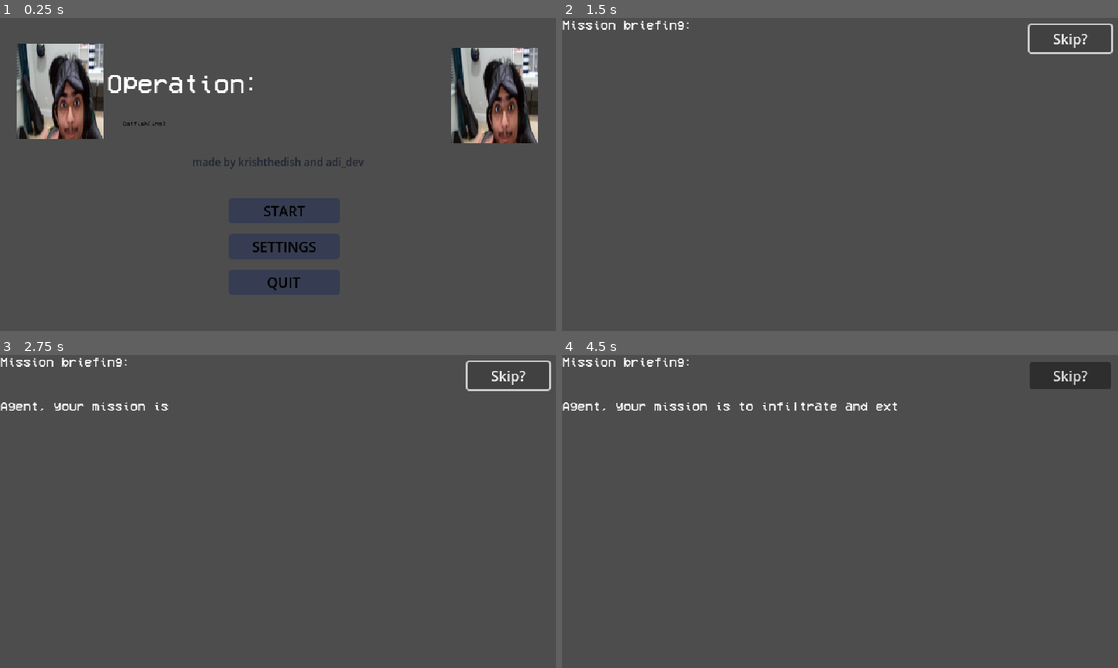
Above: before the commit, frames 1-4 (two rows, left to right).
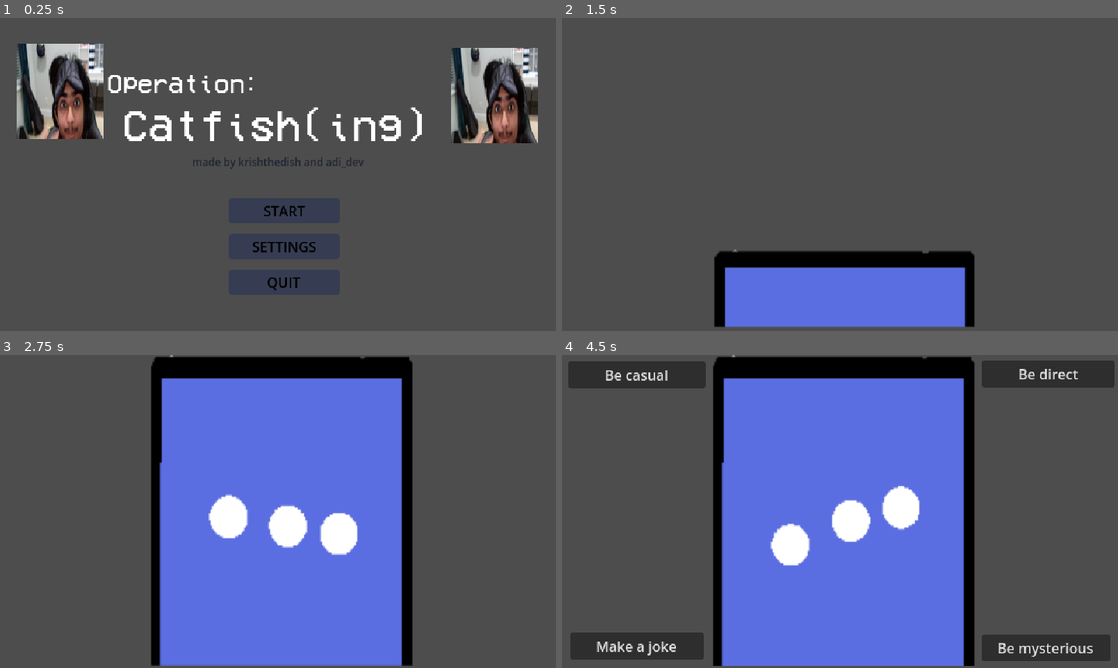
Above: after the commit, the same moments.

Repository: krishthedish17/Fishing_game_jam
Game: Godot game, scene res://Menus/MainMenu/main_menu.tscn
Same seed, same stepped clock (60 frames per second), same inputs: the game is played once before the commit and once after it. The engine's default icon, where the game draws it, is replaced by a stand-in: a white triangle on a blue panel in a dark square.
Inputs (mouse positions are in pixels of both pictures, inside the frame that each line leads up to):
- Up to frame 1 (0.25 s): no input
- Up to frame 2 (1.5 s): click "START" at 0.5 s; click "Skip?" (after the commit: "Start") at 1.25 s
- Up to frame 3 (2.75 s): click (505, 376) at 2 s, where only the run before the commit has a clickable "Skip?"
- Up to frame 4 (4.5 s): click (1067, 376) at 2.75 s, where only the run before the commit has a clickable "Skip?"; tap End (ui_end) at 3.6 s; click "RESUME" at 4.25 s

The runs differ from the first frame. In frame 1, 1.7% of the frame differs, in the area x 22-76%, y 28-40%; in frame 2, 12%; in frame 3, 47%; in frame 4, 54%, in the area x 0-100%, y 0-100%.

Commit message:
text section almost done

Diff:
--- a/Menus/MainMenu/main_menu.tscn
+++ b/Menus/MainMenu/main_menu.tscn
@@ -5,13 +5,16 @@
 [ext_resource type="FontFile" uid="uid://ktvsr73aivf6" path="res://Fonts/vcr_osd_mono/VCR_OSD_MONO_1.001.ttf" id="2_mmago"]
 [ext_resource type="StyleBox" uid="uid://c2nqiwudvaseb" path="res://Resources/Styles/Standard Button/standard_button_normal_style.tres" id="3_o7gka"]
 [ext_resource type="StyleBox" uid="uid://doq33mqbb3i7r" path="res://Resources/Styles/Standard Button/standard_button_hover_style.tres" id="4_mxkqu"]
-[ext_resource type="LabelSettings" uid="uid://nn2eowlcwvi7" path="res://Fonts/pixelft12.tres" id="4_ueu5n"]
 [ext_resource type="StyleBox" uid="uid://dd6kvr76jafiq" path="res://Resources/Styles/Standard Button/standard_button_pressed_style.tres" id="5_virqm"]
 [ext_resource type="Texture2D" uid="uid://c3yy55xr2g10b" path="res://Screenshot 2024-02-27 164149.png" id="8_cpqy5"]
 
 [sub_resource type="LabelSettings" id="LabelSettings_pghv5"]
 font = ExtResource("2_mmago")
 font_size = 30
+
+[sub_resource type="LabelSettings" id="LabelSettings_nuxgi"]
+font = ExtResource("2_mmago")
+font_size = 50
 
 [node name="MainMenu" type="Control"]
 layout_mode = 3
@@ -54,7 +57,7 @@
 theme_override_constants/outline_size = 2
 theme_override_font_sizes/font_size = 32
 text = "Catfish(ing)"
-label_settings = ExtResource("4_ueu5n")
+label_settings = SubResource("LabelSettings_nuxgi")
 vertical_alignment = 1
 
 [node name="MadeByLabel" type="Label" parent="."]
--- a/game_scene.gd
+++ b/game_scene.gd
@@ -14,3 +14,8 @@
 		var pause_menu_instance = pause_menu_scene.instantiate()
 		$PauseMenu.add_child(pause_menu_instance)
 		get_tree().paused = true
+
+
+
+func _on_button_pressed():
+	get_tree().change_scene_to_file("res://start_of_game.tscn")
--- a/game_scene.tscn
+++ b/game_scene.tscn
@@ -47,10 +47,11 @@
 offset_top = 8.0
 offset_right = 632.0
 offset_bottom = 39.0
-text = "Skip?"
+text = "Start"
 
 [node name="AudioStreamPlayer" type="AudioStreamPlayer" parent="."]
 
 [node name="next_char" type="Timer" parent="."]
 
+[connection signal="pressed" from="Button" to="." method="_on_button_pressed"]
 [connection signal="timeout" from="next_char" to="ParallaxBackground" method="_on_next_char_timeout"]
--- a/loss_screen.tscn
+++ b/loss_screen.tscn
@@ -1,7 +1,12 @@
-[gd_scene load_steps=3 format=3 uid="uid://dsc1bn52v687x"]
+[gd_scene load_steps=5 format=3 uid="uid://dsc1bn52v687x"]
 
 [ext_resource type="Script" path="res://using sprites/fail_text.gd" id="1_xwp1j"]
 [ext_resource type="Texture2D" uid="uid://8o3pn3y4i3kr" path="res://Loss screen sprites/fail_text-removebg-preview.png" id="2_6s81l"]
+[ext_resource type="FontFile" uid="uid://ktvsr73aivf6" path="res://Fonts/vcr_osd_mono/VCR_OSD_MONO_1.001.ttf" id="3_x5j0t"]
+
+[sub_resource type="LabelSettings" id="LabelSettings_pmdj7"]
+font = ExtResource("3_x5j0t")
+font_size = 20
 
 [node name="loss screen" type="Node2D"]
 script = ExtResource("1_xwp1j")
@@ -11,9 +16,19 @@
 texture = ExtResource("2_6s81l")
 
 [node name="Label" type="Label" parent="."]
-offset_left = 180.0
-offset_top = 165.0
-offset_right = 495.0
-offset_bottom = 191.0
+offset_left = 146.0
+offset_top = 167.0
+offset_right = 615.0
+offset_bottom = 193.0
 rotation = -0.0715649
 text = "Did you seriously think that would work?"
+label_settings = SubResource("LabelSettings_pmdj7")
+
+[node name="Button" type="Button" parent="."]
+offset_left = 252.0
+offset_top = 191.0
+offset_right = 419.0
+offset_bottom = 222.0
+text = "Return to last choice"
+
+[connection signal="pressed" from="Button" to="." method="_on_button_pressed"]
--- a/start_of_game.tscn
+++ b/start_of_game.tscn
@@ -1,10 +1,12 @@
-[gd_scene load_steps=37 format=3 uid="uid://cma3fb05ei666"]
+[gd_scene load_steps=39 format=3 uid="uid://cma3fb05ei666"]
 
 [ext_resource type="Script" path="res://text_button_script.gd" id="1_icdk6"]
 [ext_resource type="PackedScene" uid="uid://dsc1bn52v687x" path="res://loss_screen.tscn" id="2_ewbws"]
 [ext_resource type="Texture2D" uid="uid://b0x338ms1axsr" path="res://using sprites/jeffs_phone.png" id="3_3owe2"]
 [ext_resource type="Texture2D" uid="uid://dm17fxky0ra18" path="res://using sprites/text box.png" id="4_job2y"]
 [ext_resource type="LabelSettings" uid="uid://nn2eowlcwvi7" path="res://Fonts/pixelft12.tres" id="5_vqks5"]
+[ext_resource type="Texture2D" uid="uid://btdten2k5tnnf" path="res://using sprites/female_idle.png" id="6_husug"]
+[ext_resource type="Texture2D" uid="uid://cahplvt4x0wae" path="res://using sprites/water_stealer_idle_animation.png" id="7_wyile"]
 
 [sub_resource type="AtlasTexture" id="AtlasTexture_s2aha"]
 atlas = ExtResource("3_3owe2")
@@ -229,7 +231,7 @@
 
 [node name="loss screen" parent="." instance=ExtResource("2_ewbws")]
 z_index = 1
-position = Vector2(9, 130)
+position = Vector2(-12, 76)
 
 [node name="Button" type="Button" parent="."]
 offset_left = 7.0
@@ -285,7 +287,6 @@
 offset_top = 91.0
 offset_right = 458.0
 offset_bottom = 112.0
-text = "What do you like?"
 label_settings = ExtResource("5_vqks5")
 horizontal_alignment = 1
 
@@ -299,13 +300,38 @@
 offset_top = 132.0
 offset_right = 652.0
 offset_bottom = 234.0
-text = "Not funny"
 label_settings = ExtResource("5_vqks5")
 
 [node name="Sprite2D3" type="Sprite2D" parent="messages"]
 position = Vector2(415.996, 190.571)
 scale = Vector2(0.168, 0.233)
 texture = ExtResource("4_job2y")
+
+[node name="ColorRect" type="ColorRect" parent="messages"]
+offset_left = 400.0
+offset_top = 254.0
+offset_right = 454.0
+offset_bottom = 304.0
+
+[node name="Sprite2D" type="Sprite2D" parent="messages/ColorRect"]
+position = Vector2(25, 26)
+scale = Vector2(0.1, 0.1)
+texture = ExtResource("6_husug")
+region_enabled = true
+region_rect = Rect2(37, 40, 452, 467)
+
+[node name="ColorRect2" type="ColorRect" parent="messages"]
+offset_left = 199.0
+offset_top = 115.0
+offset_right = 253.0
+offset_bottom = 165.0
+
+[node name="Sprite2D" type="Sprite2D" parent="messages/ColorRect2"]
+position = Vector2(25, 26)
+scale = Vector2(0.1, 0.1)
+texture = ExtResource("7_wyile")
+region_enabled = true
+region_rect = Rect2(1023, 7, 493, 499)
 
 [node name="Label3" type="Label" parent="messages"]
 offset_left = 377.996
@@ -326,8 +352,24 @@
 offset_top = 216.571
 offset_right = 651.996
 offset_bottom = 318.571
-text = "Not funny"
-label_settings = ExtResource("5_vqks5")
+text = "Can u send
+a picture?"
+label_settings = ExtResource("5_vqks5")
+
+[node name="Sprite2D5" type="Sprite2D" parent="messages"]
+position = Vector2(235, 335)
+scale = Vector2(-0.168, 0.233)
+texture = ExtResource("4_job2y")
+
+[node name="Label5" type="Label" parent="messages"]
+offset_left = 228.0
+offset_top = 321.0
+offset_right = 676.0
+offset_bottom = 423.0
+text = "Oh"
+label_settings = ExtResource("5_vqks5")
+
+[node name="PauseMenu" type="CanvasLayer" parent="."]
 
 [connection signal="pressed" from="Button" to="." method="_on_option_1_pressed"]
 [connection signal="pressed" from="Button2" to="." method="_on_option_2_pressed"]
--- a/text_button_script.gd
+++ b/text_button_script.gd
@@ -13,9 +13,37 @@
 	$messages/Label3.visible = false
 	$messages/Sprite2D4.visible = false
 	$messages/Label4.visible = false
-	GlobalVariables.text_question = 1
+	$messages/ColorRect.visible = false
+	$messages/Sprite2D5.visible = false
+	$messages/Label5.visible = false
+	$messages/ColorRect2.visible = false
+	GlobalVariables.action_picked = true
 	await get_tree().create_timer(3.0).timeout
+	GlobalVariables.action_picked = false
 	correct = 0
+	if GlobalVariables.text_question == 2:
+		$messages/Sprite2D.visible = true
+		$messages/Label2.visible = true
+		$messages/Sprite2D2.visible = true
+		$messages/Label.visible = true
+		$messages/Label.text = "Hey"
+		$messages/Label2.text = "Hey"
+	if GlobalVariables.text_question == 3:
+		$messages/Sprite2D.visible = true
+		$messages/Label2.visible = true
+		$messages/Sprite2D2.visible = true
+		$messages/Label.visible = true
+		$messages/Label.text = "Hey"
+		$messages/Label2.text = "Hey"
+		$messages/Sprite2D3.visible = true
+		$messages/Label3.visible = true
+		$messages/Sprite2D4.visible = true
+		$messages/Label4.visible = true
+		$messages/ColorRect.visible = true
+		$messages/Sprite2D5.visible = true
+		$messages/Label5.visible = true
+		$messages/Label3.text = "Can you send a picture?"
+		$messages/Label5.text = "Oh"
 	GlobalVariables.action_picked = false
 
 
@@ -33,18 +61,18 @@
 		$Button.text = "Ask about his
 		interests"
 		$Button2.text = "Ask about his job"
-		$Button3.text = "Ask to call"
-		$Button4.text = "Make a joke"
+		$Button3.text = "Make a joke"
+		$Button4.text = "Wait"
 	elif GlobalVariables.text_question == 3:
 		$Button.text = "Pretend to care"
 		$Button2.text = "Call him stupid"
 		$Button3.text = "Make a joke"
-		$Button4.text = "Ask about his career"
+		$Button4.text = "Ask for his picture"
 	elif GlobalVariables.text_question == 4:
 		$Button.text = "Call him bald"
-		$Button2.text = "Try to arrest him"
+		$Button2.text = "Ask if he can call"
 		$Button3.text = "Make a joke"
-		$Button4.text = "Ask if he can call"
+		$Button4.text = "Try to arrest him"
 
 func _on_option_1_pressed():
 	pressed += 1
@@ -74,11 +102,45 @@
 		$messages/Label4.text = "Well, to begin..."
 		$messages/Sprite2D4.visible = true
 		$messages/Label4.visible = true
+	if GlobalVariables.text_question == 3 && pressed == 3:
+		GlobalVariables.failed_text = "option a"
+		GlobalVariables.action_picked = true
+		$wait_timer.start(3)
+		await get_tree().create_timer(1.0).timeout
+		$messages/Sprite2D2.visible = false
+		$messages/Label.visible = false
+		$messages/Sprite2D3.visible = false
+		$messages/Label3.visible = false
+		$messages/Sprite2D4.visible = false
+		$messages/Label4.visible = false
+		$messages/ColorRect.visible = false
+		$messages/Sprite2D5.visible = false
+		$messages/Label5.visible = false
+		$messages/Label2.text = "question 3a"
+		$messages/Sprite2D.visible = true
+		$messages/Label2.visible = true
+		await get_tree().create_timer(1.0).timeout
+		$messages/Label.text = "response 3a"
+		$messages/Sprite2D2.visible = true
+		$messages/Label.visible = true
+	if GlobalVariables.text_question == 4 && pressed == 4:
+		GlobalVariables.failed_text = "that was kinda rude ngl"
+		GlobalVariables.action_picked = true
+		$wait_timer.start(3)
+		await get_tree().create_timer(1.0).timeout
+		$messages/Label3.text = "ur bald and ugly"
+		$messages/Sprite2D3.visible = true
+		$messages/Label3.visible = true
+		await get_tree().create_timer(1.0).timeout
+		$messages/Label4.text = ":("
+		$messages/Sprite2D4.visible = true
+		$messages/Label4.visible = true
 
 
 
 
 func _on_option_2_pressed():
+	pressed += 1
 	if GlobalVariables.text_question == 1:
 		GlobalVariables.failed_text = "Did you seriously think that would work"
 		GlobalVariables.action_picked = true
@@ -91,8 +153,55 @@
 		$messages/Label.text = "Blocked"
 		$messages/Sprite2D2.visible = true
 		$messages/Label.visible = true
+	if GlobalVariables.text_question == 2 && pressed == 2:
+		GlobalVariables.failed_text = "He's not that stupid"
+		GlobalVariables.action_picked = true
+		$wait_timer.start(3)
+		await get_tree().create_timer(1.0).timeout
+		$messages/Label3.text = "Do you dabble in
+		water sales?"
+		$messages/Sprite2D3.visible = true
+		$messages/Label3.visible = true
+		await get_tree().create_timer(1.0).timeout
+		$messages/Label4.text = "what"
+		$messages/Sprite2D4.visible = true
+		$messages/Label4.visible = true
+	if GlobalVariables.text_question == 3 && pressed == 3:
+		GlobalVariables.failed_text = "option b"
+		GlobalVariables.action_picked = true
+		$wait_timer.start(3)
+		await get_tree().create_timer(1.0).timeout
+		$messages/Sprite2D2.visible = false
+		$messages/Label.visible = false
+		$messages/Sprite2D3.visible = false
+		$messages/Label3.visible = false
+		$messages/Sprite2D4.visible = false
+		$messages/Label4.visible = false
+		$messages/ColorRect.visible = false
+		$messages/Sprite2D5.visible = false
+		$messages/Label5.visible = false
+		$messages/Label2.text = "question 3b"
+		$messages/Sprite2D.visible = true
+		$messages/Label2.visible = true
+		await get_tree().create_timer(1.0).timeout
+		$messages/Label.text = "response 3b"
+		$messages/Sprite2D2.visible = true
+		$messages/Label.visible = true
+	if GlobalVariables.text_question == 4 && pressed == 4:
+		correct += 1
+		GlobalVariables.action_picked = true
+		$wait_timer.start(3)
+		await get_tree().create_timer(1.0).timeout
+		$messages/Label3.text = "u wanna call?"
+		$messages/Sprite2D3.visible = true
+		$messages/Label3.visible = true
+		await get_tree().create_timer(1.0).timeout
+		$messages/Label4.text = "sure ;) "
+		$messages/Sprite2D4.visible = true
+		$messages/Label4.visible = true
 
 func _on_button_3_pressed():
+	pressed += 1
 	if GlobalVariables.text_question == 1:
 		GlobalVariables.failed_text = "I don't think he found it funny"
 		GlobalVariables.action_picked = true
@@ -102,24 +211,121 @@
 		$messages/Sprite2D.visible = true
 		$messages/Label2.visible = true
 		await get_tree().create_timer(1.0).timeout
-		$messages/Label.text = "Not funny"
-		$messages/Sprite2D2.visible = true
-		$messages/Label.visible = true
+		$messages/Label.text = "I hate jazz"
+		$messages/Sprite2D2.visible = true
+		$messages/Label.visible = true
+	if GlobalVariables.text_question == 2:
+		GlobalVariables.failed_text = "I don't think he found it funny"
+		GlobalVariables.action_picked = true
+		$wait_timer.start(3)
+		await get_tree().create_timer(1.0).timeout
+		$messages/Label3.text = "Ya like jazz?"
+		$messages/Sprite2D3.visible = true
+		$messages/Label3.visible = true
+		await get_tree().create_timer(1.0).timeout
+		$messages/Label4.text = "I hate jazz"
+		$messages/Sprite2D4.visible = true
+		$messages/Label4.visible = true
+	if GlobalVariables.text_question == 3 && pressed == 3:
+		GlobalVariables.failed_text = "dont think he watched the movie"
+		GlobalVariables.action_picked = true
+		$wait_timer.start(3)
+		await get_tree().create_timer(1.0).timeout
+		$messages/Sprite2D2.visible = false
+		$messages/Label.visible = false
+		$messages/Sprite2D3.visible = false
+		$messages/Label3.visible = false
+		$messages/Sprite2D4.visible = false
+		$messages/Label4.visible = false
+		$messages/ColorRect.visible = false
+		$messages/Sprite2D5.visible = false
+		$messages/Label5.visible = false
+		$messages/Label2.text = "Ya like Jazz?"
+		$messages/Sprite2D.visible = true
+		$messages/Label2.visible = true
+		await get_tree().create_timer(1.0).timeout
+		$messages/Label.text = "really?"
+		$messages/Sprite2D2.visible = true
+		$messages/Label.visible = true
+	if GlobalVariables.text_question == 4 && pressed == 4:
+		GlobalVariables.failed_text = "just stop trying"
+		GlobalVariables.action_picked = true
+		$wait_timer.start(3)
+		await get_tree().create_timer(1.0).timeout
+		$messages/Label3.text = "Ya like jazz?"
+		$messages/Sprite2D3.visible = true
+		$messages/Label3.visible = true
+		await get_tree().create_timer(1.0).timeout
+		$messages/Label4.text = "no"
+		$messages/Sprite2D4.visible = true
+		$messages/Label4.visible = true
 
 
 func _on_button_4_pressed():
+	pressed += 1
 	if GlobalVariables.text_question == 1:
 		GlobalVariables.failed_text = "Works for batman, not for you"
 		GlobalVariables.action_picked = true
 		$wait_timer.start(3)
 		await get_tree().create_timer(1.0).timeout
-		$messages/Label2.text = "Who am I?"
-		$messages/Sprite2D.visible = true
-		$messages/Label2.visible = true
-		await get_tree().create_timer(1.0).timeout
-		$messages/Label.text = "Idk"
-		$messages/Sprite2D2.visible = true
-		$messages/Label.visible = true
+		$messages/Label2.text = "All is said
+in the silence"
+		$messages/Sprite2D.visible = true
+		$messages/Label2.visible = true
+		await get_tree().create_timer(1.0).timeout
+		$messages/Label.text = "what"
+		$messages/Sprite2D2.visible = true
+		$messages/Label.visible = true
+	if GlobalVariables.text_question == 2:
+		GlobalVariables.action_picked = true
+		GlobalVariables.action_picked = true
+		correct += 1
+		$wait_timer.start(4)
+		await get_tree().create_timer(1.0).timeout
+		$messages/Label4.text = "Can u send
+		a picture?"
+		$messages/Sprite2D4.visible = true
+		$messages/Label4.visible = true
+		await get_tree().create_timer(1.0).timeout
+		$messages/ColorRect.visible = true
+		GlobalVariables.text_question += 1
+		await get_tree().create_timer(1.0).timeout
+		$messages/Sprite2D5.visible = true
+		$messages/Label5.visible = true
+	if GlobalVariables.text_question == 3 && pressed == 3:
+		GlobalVariables.failed_text = "option d"
+		GlobalVariables.action_picked = true
+		correct += 1
+		$wait_timer.start(3)
+		await get_tree().create_timer(1.0).timeout
+		$messages/Sprite2D2.visible = false
+		$messages/Label.visible = false
+		$messages/Sprite2D3.visible = false
+		$messages/Label3.visible = false
+		$messages/Sprite2D4.visible = false
+		$messages/Label4.visible = false
+		$messages/ColorRect.visible = false
+		$messages/Sprite2D5.visible = false
+		$messages/Label5.visible = false
+		$messages/Label2.text = "can I see u?"
+		$messages/Sprite2D.visible = true
+		$messages/Label2.visible = true
+		await get_tree().create_timer(1.0).timeout
+		$messages/ColorRect2.visible = true
+		GlobalVariables.text_question += 1
+	if GlobalVariables.text_question == 4 && pressed == 4:
+		GlobalVariables.failed_text = "ur not slick"
+		GlobalVariables.action_picked = true
+		$wait_timer.start(3)
+		await get_tree().create_timer(1.0).timeout
+		$messages/Label3.text = "are u a criminal?"
+		$messages/Sprite2D3.visible = true
+		$messages/Label3.visible = true
+		await get_tree().create_timer(1.0).timeout
+		$messages/Label4.text = "blocked ^ 2"
+		$messages/Sprite2D4.visible = true
+		$messages/Label4.visible = true
+
 
 func hide_buttons():
 	if GlobalVariables.action_picked == true or GlobalVariables.failed == true:
@@ -145,3 +351,20 @@
 		print("lost 2")
 	else:
 		GlobalVariables.action_picked = false
+	if GlobalVariables.text_question == 3 && correct < 3 && pressed == 3:
+		GlobalVariables.failed = true
+		print("lost 2")
+	else:
+		GlobalVariables.action_picked = false
+	if GlobalVariables.text_question == 4 && correct < 4 && pressed == 4:
+		GlobalVariables.failed = true
+		print("lost 2")
+	else:
+		GlobalVariables.action_picked = false
+
+func _input(_event):
+	if Input.is_action_just_pressed("ui_end"):
+		var pause_menu_scene = load("res://Menus/PauseMenu/pause_menu.tscn")
+		var pause_menu_instance = pause_menu_scene.instantiate()
+		$PauseMenu.add_child(pause_menu_instance)
+		get_tree().paused = true
--- a/using sprites/fail_text.gd
+++ b/using sprites/fail_text.gd
@@ -11,3 +11,9 @@
 	if GlobalVariables.failed == true:
 		self.visible = true
 		$Label.text = GlobalVariables.failed_text
+
+
+func _on_button_pressed():
+	get_tree().change_scene_to_file("res://start_of_game.tscn")
+	self.visible = false
+	GlobalVariables.failed = false
